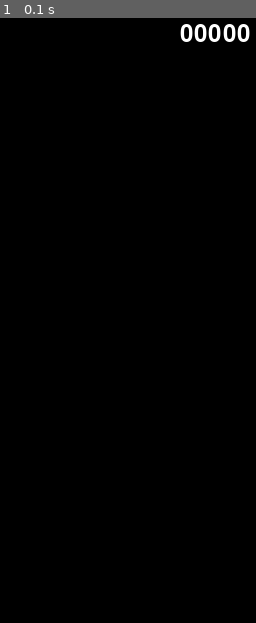
Above: before the commit, frame 1.
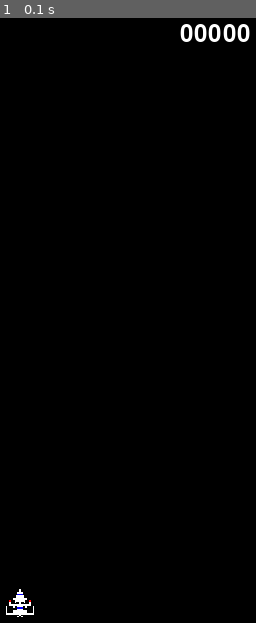
Above: after the commit, the same moment.

Repository: GobbieStyle/ice.programming.pygame
Game: pygame game, started from pygameMission18-3.py
Two runs of this game, one before a commit and one after it. Both use one fixed random seed, a clock stepped at 60 frames per second and the inputs below.
Inputs:
- Up to frame 1 (0.1 s): no input

The runs differ from the first frame. In frame 1, 0.2% of the frame differs, in the area x 2-14%, y 94-100%.

Commit message:
Upload Source Code: pygameMission18-3

Diff:
--- a/pygameMission18-3.py
+++ b/pygameMission18-3.py
@@ -1,6 +1,6 @@
 import sys
 import pygame
-from pygame.locals import QUIT
+from pygame.locals import QUIT, Rect
 
 pygame.init()
 
@@ -16,12 +16,28 @@
 CLOCK = pygame.time.Clock()
 FPS = 60
 
+class Ship:
+    def __init__(self):
+        self.image = pygame.image.load("ship.png")
+        self.width = 30
+        self.height = 30
+        self.x = (SCREEN_WIDTH * 0.5) - (self.width * 0.5)
+        self.y = SCREEN_HEIGHT * 0.9
+        self.hp = 3
+
+    def draw(self):
+        SCREEN.blit(self.image, Rect(self.x, self.y, self.width, self.height))
+
 def main():
+    ship = Ship()
+
     score = 0
     scoreFont = pygame.font.SysFont(None, 36)
 
     while True:
         SCREEN.fill(BLACK)
+
+        ship.draw()
 
         for event in pygame.event.get():
             if event.type == QUIT:
